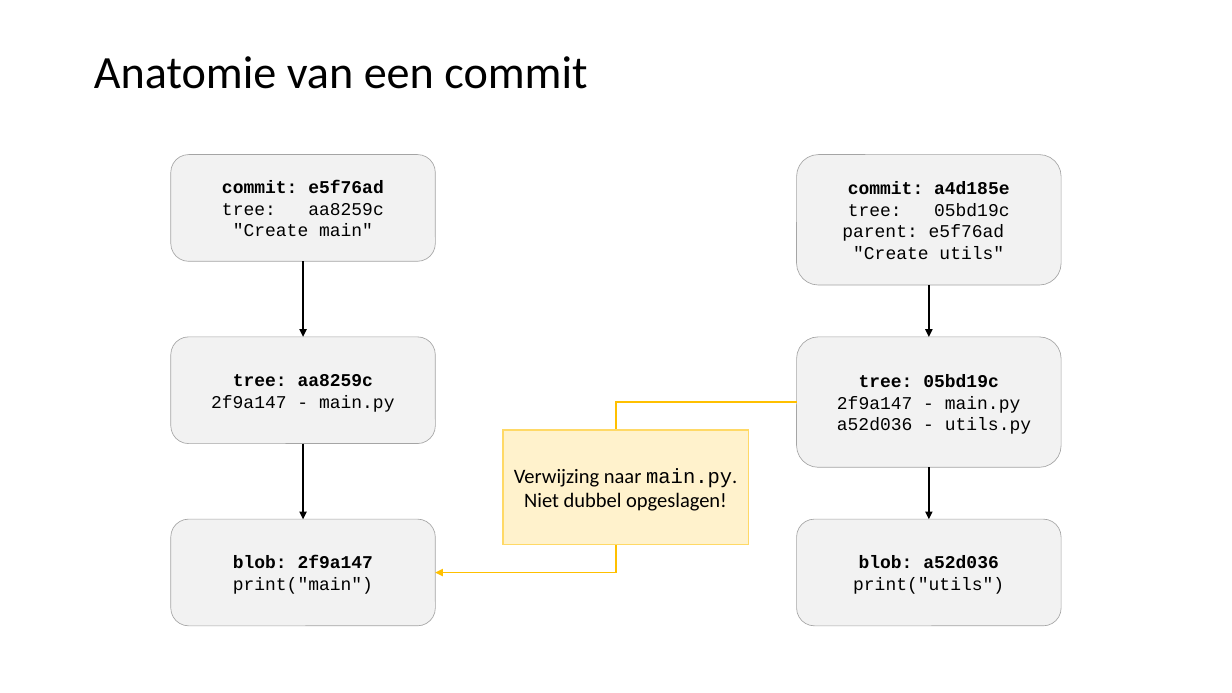
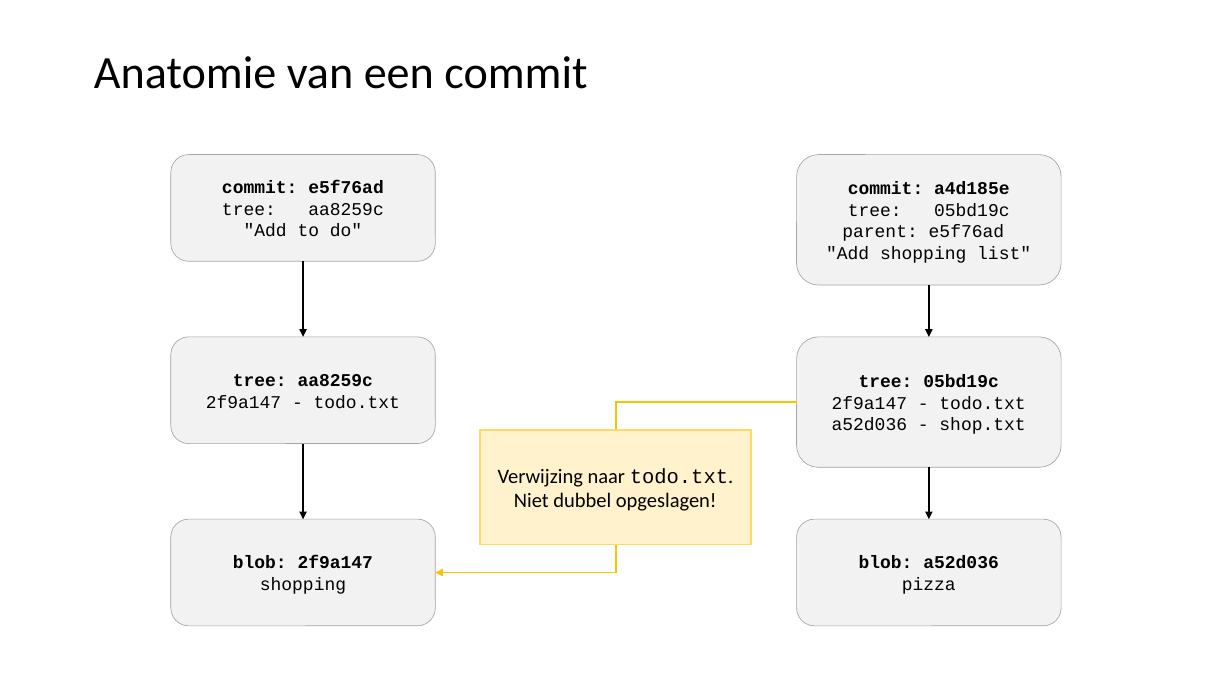
Before and after one commit to LFKoning/knowledge-sharing, a slide deck: slide 21 of git_course/1_basics/git_basic.pptx (slide 20 before the commit). Drawn at 1232x693 pixels with LibreOffice and Linux fonts; fonts in the diff are those of the drawing. Boxes give left, top, right and bottom in pixels: in the first picture for what was removed or moved away, otherwise in the second. Text is boxed around its words. In the diff, an @@ line names an element or a change of style, - is before the commit and + after.

```diff
--- a/git_course/1_basics/git_basic.pptx
+++ b/git_course/1_basics/git_basic.pptx
@@ text in rounded rectangle at (244, 224, 362, 237): text changed @@
-"Create main"
+"Add to do"
@@ text in rounded rectangle at (826, 246, 1031, 263): text changed @@
-"Create utils"
+"Add shopping list"
@@ text in rounded rectangle at (206, 395, 400, 409): text changed @@
-2f9a147 - main.py
+2f9a147 - todo.txt
@@ text in rounded rectangle at (832, 396, 1025, 434): text changed @@
-2f9a147 - main.py
-a52d036 - utils.py
+2f9a147 - todo.txt
+a52d036 - shop.txt
@@ rectangle "Verwijzing naar todo.txt.": place and size @@
-rectangle "Verwijzing naar todo.txt." at (503, 430, 748, 544)
+rectangle "Verwijzing naar todo.txt." at (480, 430, 750, 544)
@@ text in rectangle at (498, 468, 733, 487): text changed @@
-Verwijzing naar main.py.
+Verwijzing naar todo.txt.
@@ text in rounded rectangle at (260, 577, 346, 594): text changed @@
-print("main")
+shopping
@@ text in rounded rectangle at (902, 577, 956, 594): text changed @@
-print("utils")
+pizza
```
Also in this commit, not shown: 22 other slides changed, 4 slides added, 8 slides removed, 3 other files.
